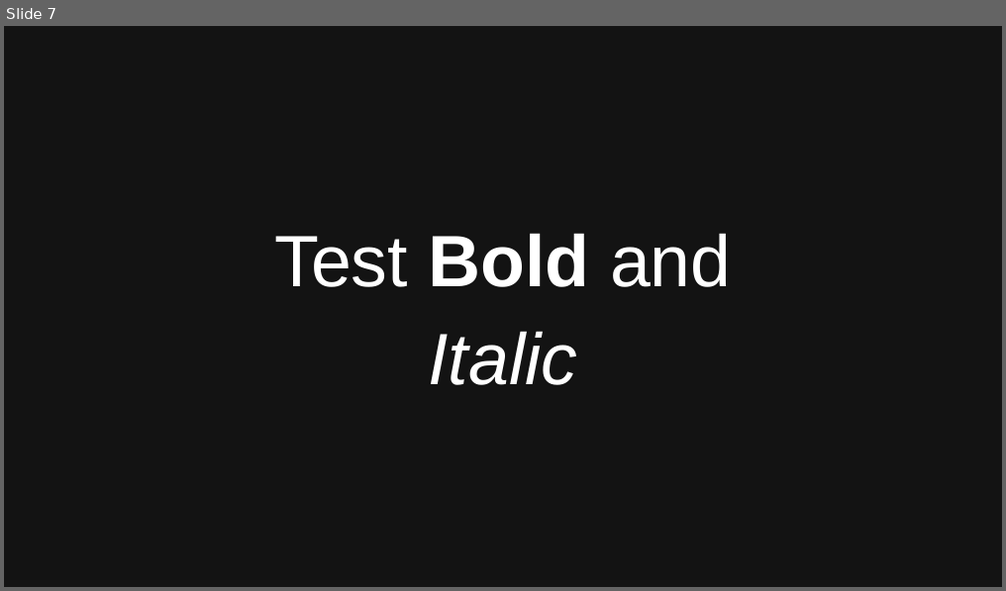
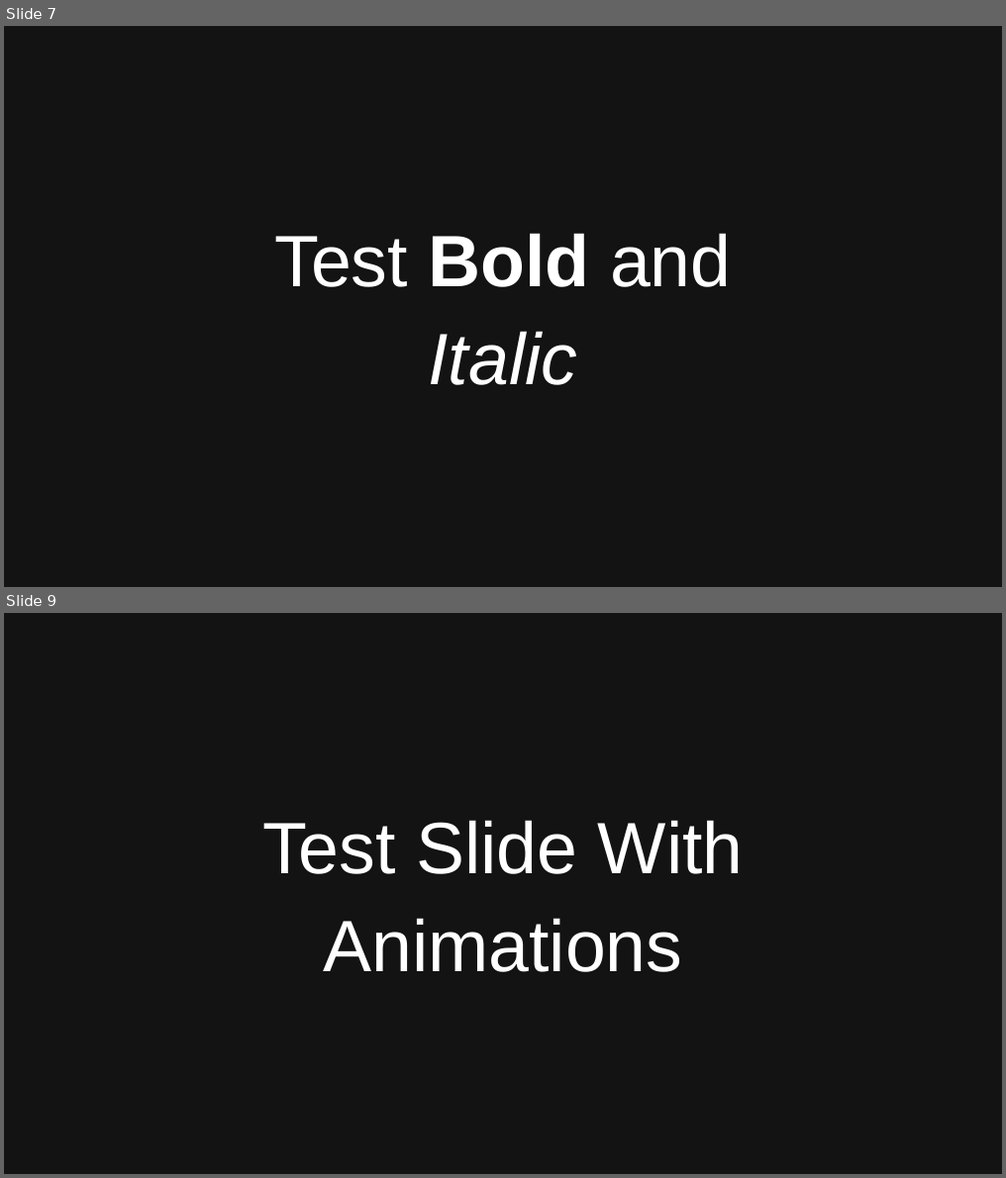
Before and after one commit to POGO-Supertext-Capstone/Supertext, a slide deck: test_resources/upload/valid.pptx. Shown one above the other, each under a label of ours: slide 7 before the commit, slides 7 and 9 after it; the slides between them are not shown. The pictures are 1006x591 and 1006x1178 pixels, drawn with LibreOffice and Linux fonts; fonts in the diff are those of the drawing. Boxes give left, top, right and bottom in pixels: in the first picture for what was removed or moved away, otherwise in the second. Text is boxed around its words. In the diff, an @@ line names an element or a change of style, - is before the commit and + after.

```diff
--- a/test_resources/upload/valid.pptx
+++ b/test_resources/upload/valid.pptx
@@ slide 9 added at <box>4,613,1002,1174</box>, background #FFFFFF @@
@@ text added at <box>4,613,1002,1174</box>, fill #131313, 70 pt, text #FFFFFF @@
+Test Slide With
+Animations
```
Also in this commit, not shown: 1 other slide added, 2 other files.
